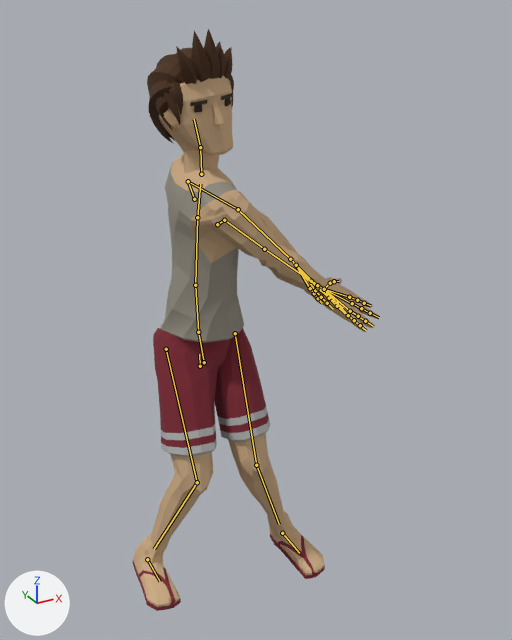
A saved change to the glTF model app/src/main/assets/characters/Beach.gltf.
Both versions are drawn from a 50 mm camera at (-0.836, -1.885, 1.837) aimed at (0.165, -0.065, 0.927). Arrows for +X, +Y and +Z are at lower left; the lights stay in place. The first picture is the older version. Both versions are drawn at frame 2 of the action 'Windup_BH'; the numbers are the values there. The bones that change, and the others that lie on the model, are drawn over the model as lines.

Names of what the first picture shows: 'Beach_Body', 'Beach_Feet', 'Beach_Head', 'Beach_Legs'.
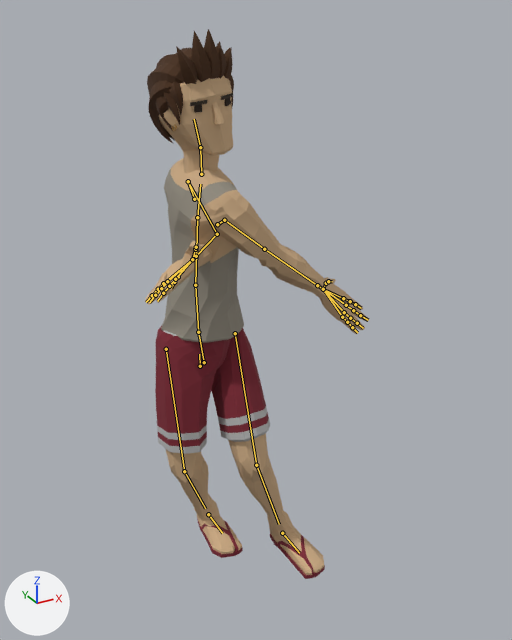
Where the change shows, as pixel boxes [x1, y1, x2, y2] in the pictures (512 x 640 px):
'Beach_Body', posed: before [161, 155, 379, 343]; after [145, 158, 369, 343]
'Beach_Legs', posed (12% shorter): before [150, 325, 286, 552]; after [155, 326, 286, 526]
'Beach_Feet', posed (32% narrower, 16% shorter): before [132, 511, 325, 611]; after [194, 495, 325, 579]
bone 'UpperArm.L', root to tip: before (188, 181) to (238, 209); after (188, 181) to (217, 234)
bone 'LowerArm.L', root to tip: before (238, 209) to (290, 259); after (217, 234) to (196, 256)
bone 'Wrist.L', root to tip: before (290, 259) to (296, 265); after (196, 256) to (192, 259)
bone 'Wrist.R', root to tip: before (317, 285) to (324, 289); after (317, 285) to (323, 289)
bone 'UpperLeg.R', root to tip: before (166, 349) to (197, 482); after (166, 349) to (184, 471)
bone 'LowerLeg.R', root to tip: before (197, 482) to (154, 549); after (184, 471) to (205, 508)
bone 'Foot.R', root to tip: before (147, 559) to (160, 581); after (208, 514) to (222, 533)

What changed in the scene script:
```text
Change bone_upperarm_l:
    where bone_upperarm_l = bpy.data.objects['CharacterArmature'].pose.bones['UpperArm.L']  # child of 'Shoulder.L'
    bone_upperarm_l.rotation_quaternion: (0.611, -0.377, 0.0, -0.696) -> (0.452, -0.808, 0.0, -0.378)  # degrees (-33, -32, -88) -> degrees (-113, -38, -26)
Change bone_lowerarm_l:
    where bone_lowerarm_l = bpy.data.objects['CharacterArmature'].pose.bones['LowerArm.L']  # child of 'UpperArm.L'
    bone_lowerarm_l.rotation_quaternion: (0.989, -0.138, 0.0, 0.046) -> (0.764, -0.64, 0.0, 0.075)  # degrees (-16, 1, 5) -> degrees (-80, 5, 7)
Change bone_wrist_l:
    where bone_wrist_l = bpy.data.objects['CharacterArmature'].pose.bones['Wrist.L']  # child of 'LowerArm.L'
    bone_wrist_l.rotation_quaternion: (0.999, -0.039, 0.0, -0.02) -> (1.0, -0.01, 0.0, 0.019)  # degrees (-4, 0, -2) -> degrees (-1, 0, 2)
Change bone_wrist_r:
    where bone_wrist_r = bpy.data.objects['CharacterArmature'].pose.bones['Wrist.R']  # child of 'LowerArm.R'
    bone_wrist_r.rotation_quaternion: (0.997, 0.021, 0.0, 0.07) -> (0.995, -0.061, 0.0, 0.085)  # degrees (2, 0, 8) -> degrees (-7, 1, 10)
Change bone_upperleg_r:
    where bone_upperleg_r = bpy.data.objects['CharacterArmature'].pose.bones['UpperLeg.R']  # child of 'Body'
    bone_upperleg_r.rotation_quaternion: (0.986, 0.006, -0.057, -0.155) -> (0.994, 0.022, 0.103, -0.018)  # degrees (2, -6, -18) -> degrees (2, 12, -2)
Change bone_lowerleg_r:
    where bone_lowerleg_r = bpy.data.objects['CharacterArmature'].pose.bones['LowerLeg.R']  # child of 'UpperLeg.R'
    bone_lowerleg_r.rotation_quaternion: (0.928, 0.366, -0.036, 0.065) -> (0.955, 0.272, 0.077, -0.088)  # degrees (43, -7, 5) -> degrees (31, 11, -7)
Change bone_foot_r:
    where bone_foot_r = bpy.data.objects['CharacterArmature'].pose.bones['Foot.R']  # child of 'Root'
    bone_foot_r.location: (-0.096, -0.112, -0.001) -> (0.204, -0.232, -0.001)
```
